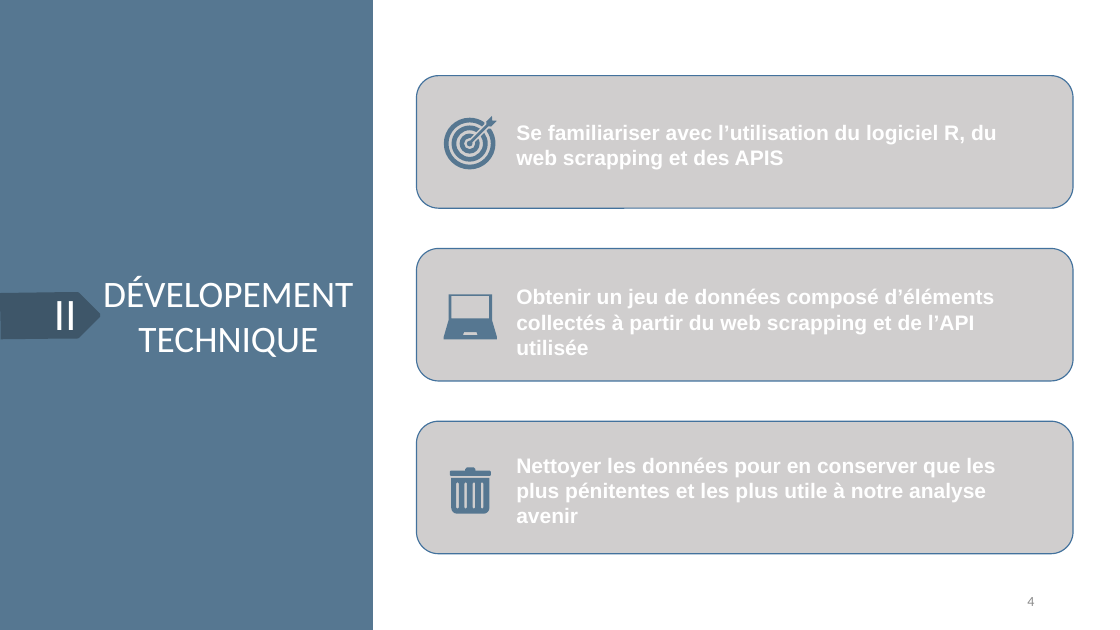
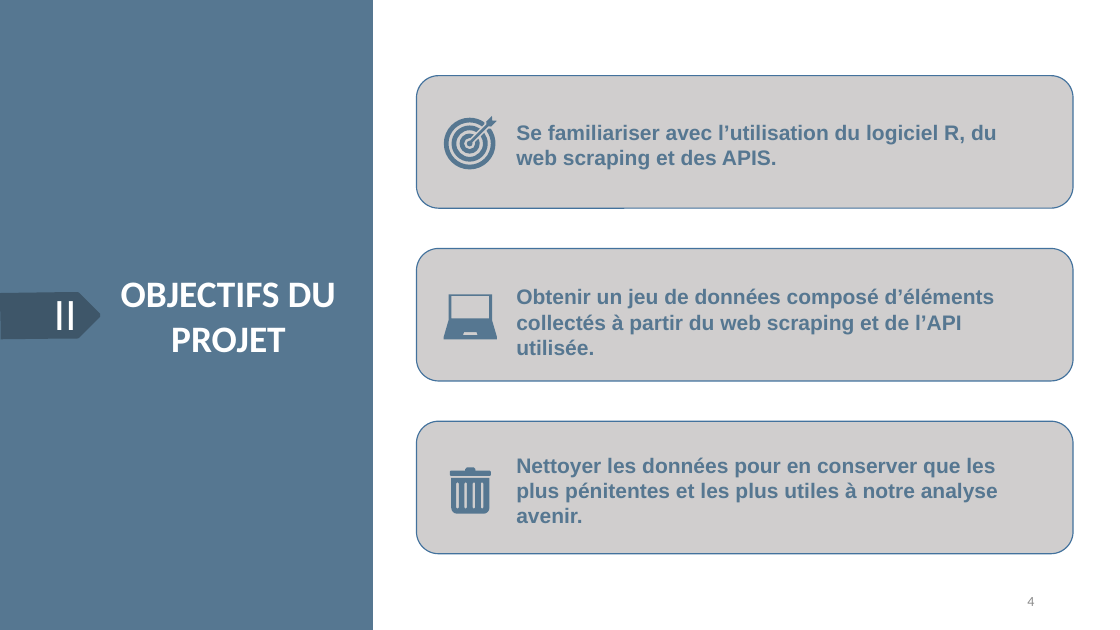
Before and after one commit to Brice-Kevin/ProjetHN, a slide deck: slide 4 of Presentation_dataset_original.pptx. Drawn at 1120x630 pixels with LibreOffice and Linux fonts; fonts in the diff are those of the drawing. Boxes give left, top, right and bottom in pixels: in the first picture for what was removed or moved away, otherwise in the second. Text is boxed around its words. In the diff, an @@ line names an element or a change of style, - is before the commit and + after.

```diff
--- a/Presentation_dataset_original.pptx
+++ b/Presentation_dataset_original.pptx
@@ text at box(516, 125, 997, 169): text changed; text colour #FFFFFF to #567791 @@
-Se familiariser avec l’utilisation du logiciel R, du web scrapping et des APIS
+Se familiariser avec l’utilisation du logiciel R, du web scraping et des APIS.
@@ text at box(121, 282, 336, 352): text changed; bold on @@
-DÉVELOPEMENT TECHNIQUE
+OBJECTIFS DU PROJET
@@ text at box(516, 288, 995, 355): text changed; text colour #FFFFFF to #567791 @@
-Obtenir un jeu de données composé d’éléments collectés à partir du web scrapping et de l’API utilisée
+Obtenir un jeu de données composé d’éléments collectés à partir du web scraping et de l’API utilisée.
@@ text at box(516, 457, 998, 523): text changed; text colour #FFFFFF to #567791 @@
-Nettoyer les données pour en conserver que les plus pénitentes et les plus utile à notre analyse avenir
+Nettoyer les données pour en conserver que les plus pénitentes et les plus utiles à notre analyse avenir.
```
Also in this commit, not shown: 7 other slides changed, 7 slides added, 2 slides removed, 2 other files.
